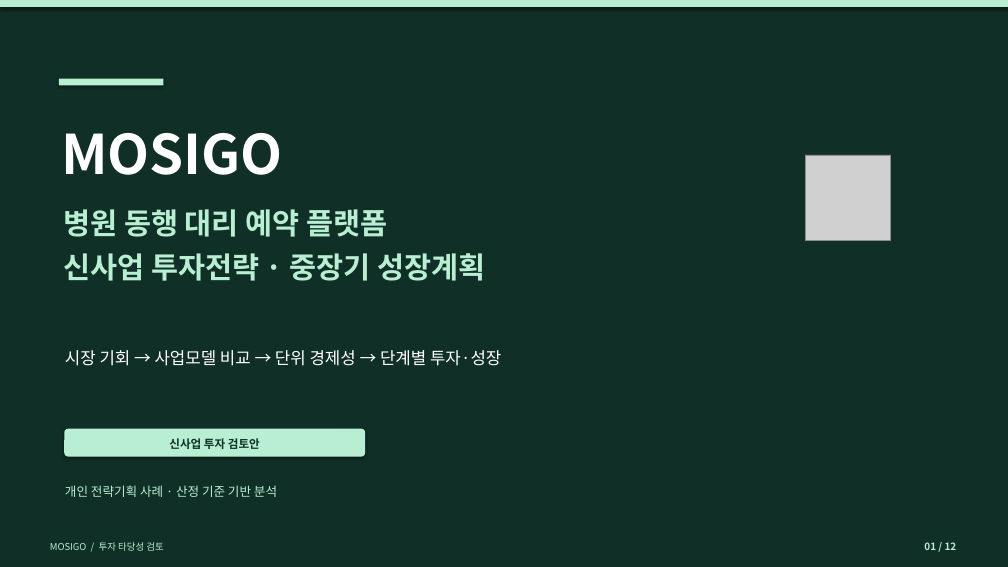
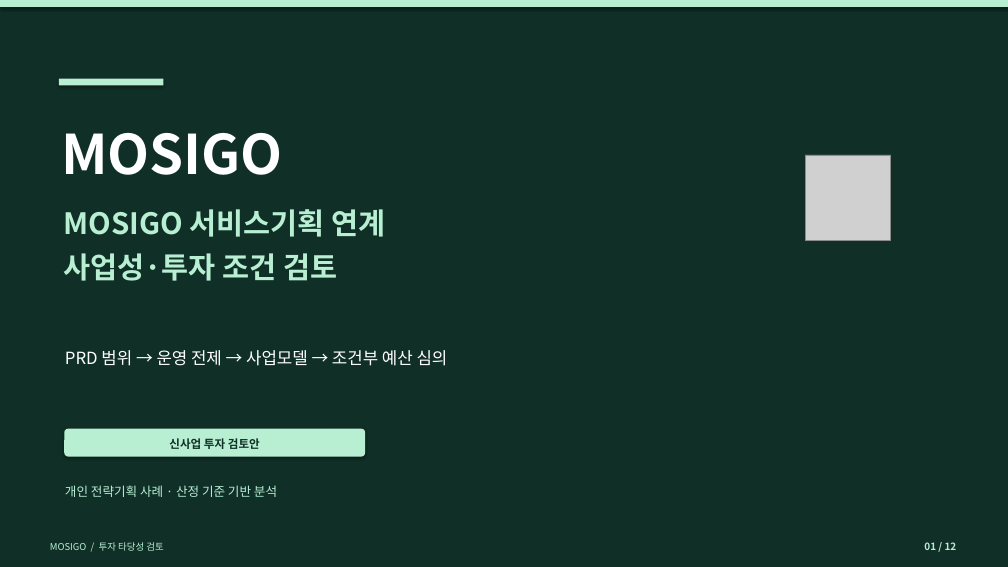
Before and after one commit to dohyunkimmm/mosigo-case-study, a slide deck: slide 1 of downloads/MOSIGO_IR_Investment_Review_12slides.pptx. Drawn at 1008x567 pixels with LibreOffice and Linux fonts; fonts in the diff are those of the drawing; grey boxes stand for pictures. Boxes give left, top, right and bottom in pixels: in the first picture for what was removed or moved away, otherwise in the second. Text is boxed around its words. In the diff, an @@ line names an element or a change of style, - is before the commit and + after.

```diff
--- a/downloads/MOSIGO_IR_Investment_Review_12slides.pptx
+++ b/downloads/MOSIGO_IR_Investment_Review_12slides.pptx
@@ text at (63, 209, 385, 281): text changed @@
-병원 동행 대리 예약 플랫폼
-신사업 투자전략 · 중장기 성장계획
+MOSIGO 서비스기획 연계
+사업성·투자 조건 검토
@@ text at (65, 350, 448, 366): text changed @@
-시장 기회 → 사업모델 비교 → 단위 경제성 → 단계별 투자·성장
+PRD 범위 → 운영 전제 → 사업모델 → 조건부 예산 심의
```
Also in this commit, not shown: 1 other slide changed, 9 other files.
